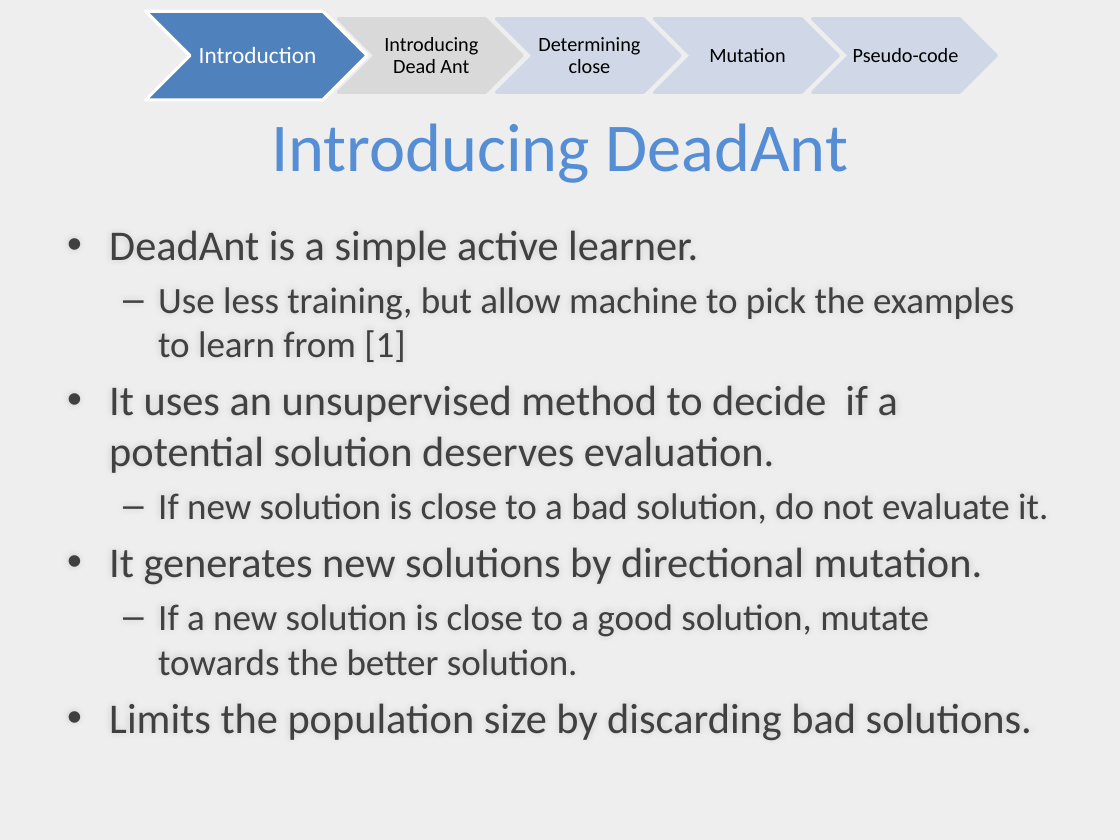
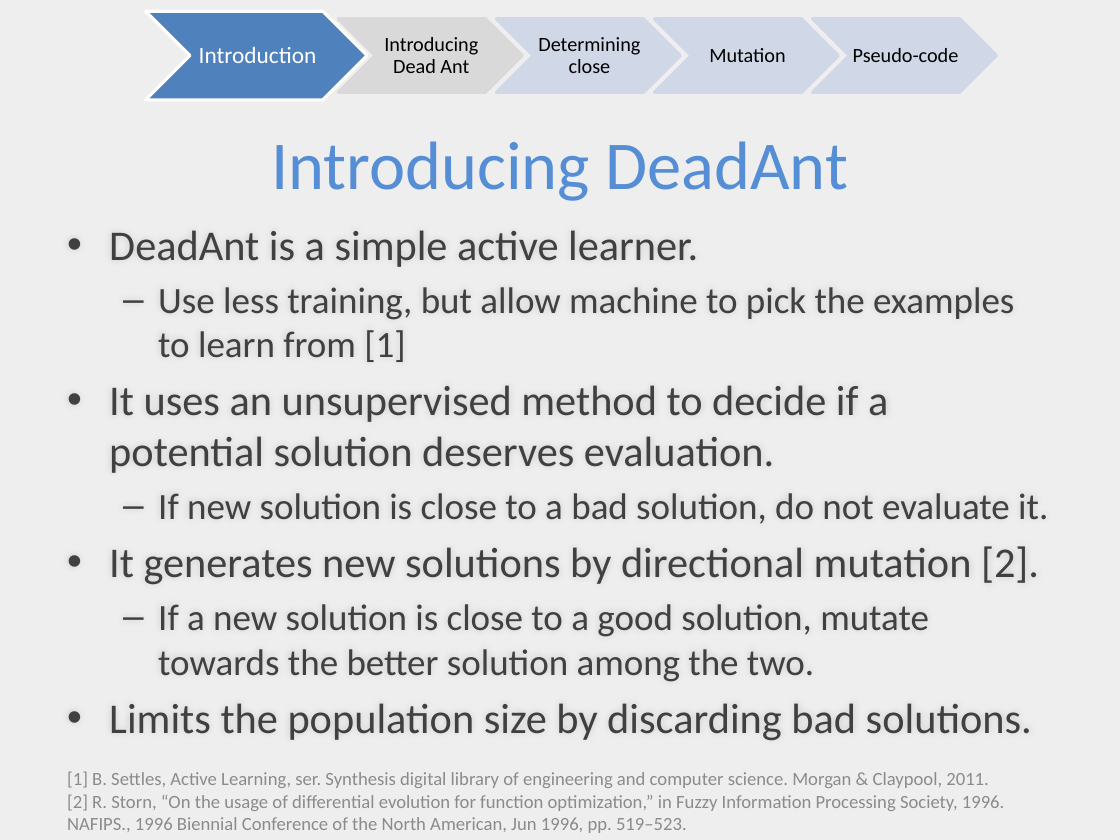
Before and after one commit to ai-se/Rahul, a slide deck: slide 3 of DEADANT/deadAnt.pptx. Drawn at 1120x840 pixels with LibreOffice and Linux fonts; fonts in the diff are those of the drawing. Boxes give left, top, right and bottom in pixels: in the first picture for what was removed or moved away, otherwise in the second. Text is boxed around its words. In the diff, an @@ line names an element or a change of style, - is before the commit and + after.

```diff
--- a/DEADANT/deadAnt.pptx
+++ b/DEADANT/deadAnt.pptx
@@ title "Introducing DeadAnt": place and size @@
-title "Introducing DeadAnt" at box(271, 123, 848, 183)
+title "Introducing DeadAnt" at box(271, 141, 848, 201)
@@ text at box(109, 546, 1039, 682): text changed @@
-• It generates new solutions by directional mutation.
-  – If a new solution is close to a good solution, mutate towards the better solution.
+• It generates new solutions by directional mutation [2].
+  – If a new solution is close to a good solution, mutate towards the better solution among the two.
@@ text added at box(67, 771, 1004, 833), 12 pt, text #8C8C8C @@
+[1] B. Settles, Active Learning, ser. Synthesis digital library of engineering and computer science. Morgan & Claypool, 2011.
+[2] R. Storn, “On the usage of differential evolution for function optimization,” in Fuzzy Information Processing Society, 1996. NAFIPS., 1996 Biennial Conference of the North American, Jun 1996, pp. 519–523.
```
Also in this commit, not shown: 4 other slides changed.
